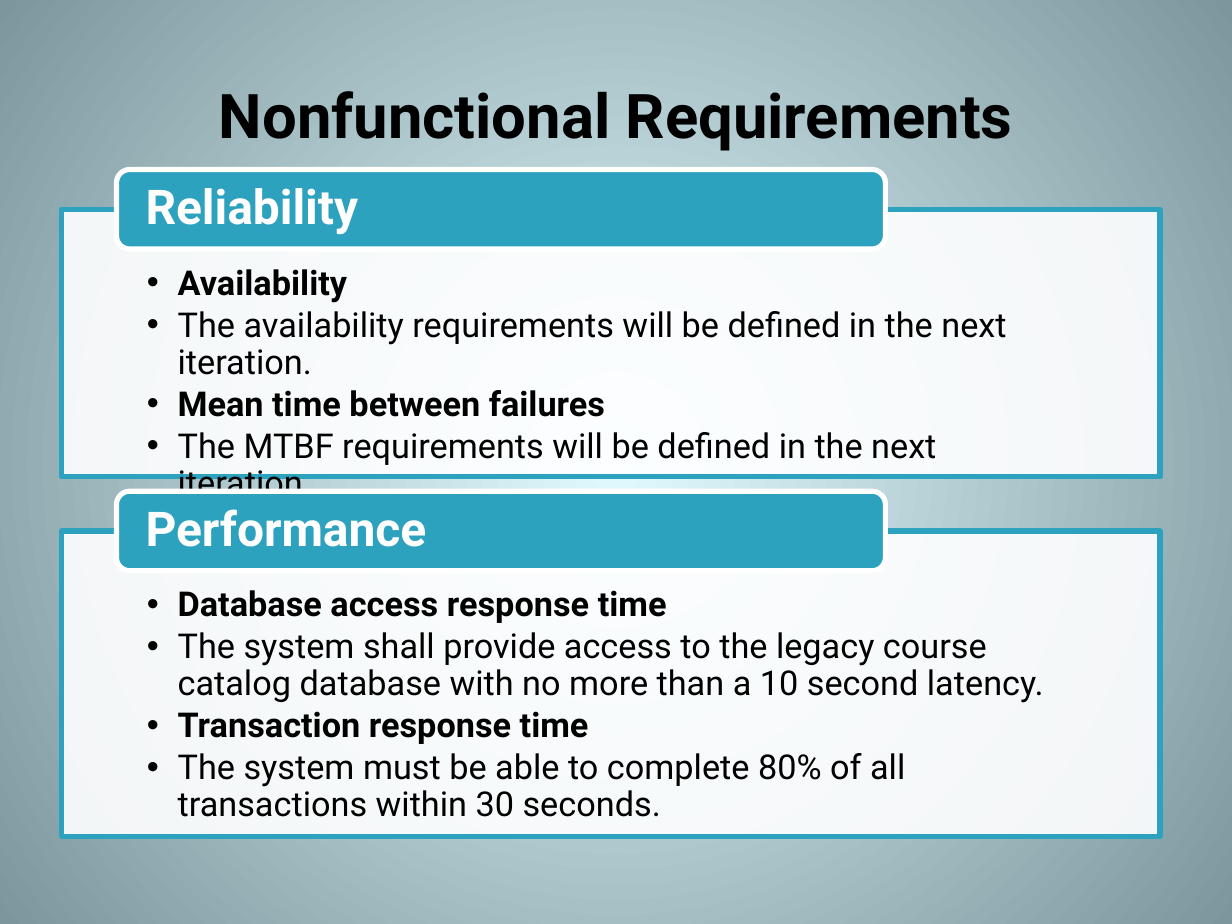
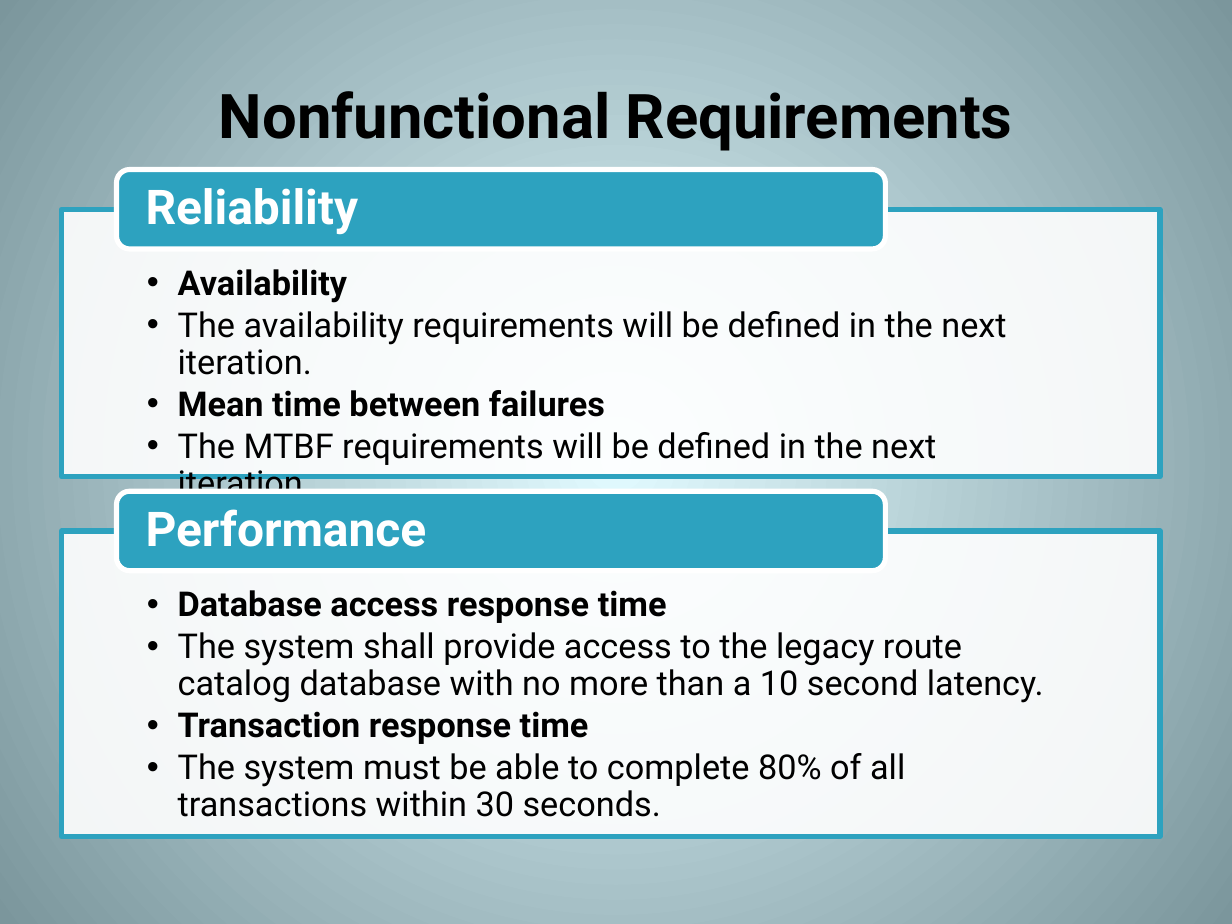
Before and after one commit to hjc/JagTrack, a slide deck: slide 10 of LCO_Brief_Placeholder/Deliverables/lco-briefing.pptx (slide 9 before the commit). Drawn at 1232x924 pixels with LibreOffice and Linux fonts; fonts in the diff are those of the drawing. Boxes give left, top, right and bottom in pixels: in the first picture for what was removed or moved away, otherwise in the second. Text is boxed around its words. In the diff, an @@ line names an element or a change of style, - is before the commit and + after.

```diff
--- a/LCO_Brief_Placeholder/Deliverables/lco-briefing.pptx
+++ b/LCO_Brief_Placeholder/Deliverables/lco-briefing.pptx
@@ text at box(178, 632, 1044, 703): text changed @@
-  •• The system shall provide access to the legacy course catalog database with no more than a 10 second latency.
+  •• The system shall provide access to the legacy route catalog database with no more than a 10 second latency.
```
Also in this commit, not shown: 1 other slide changed, 1 other file.
